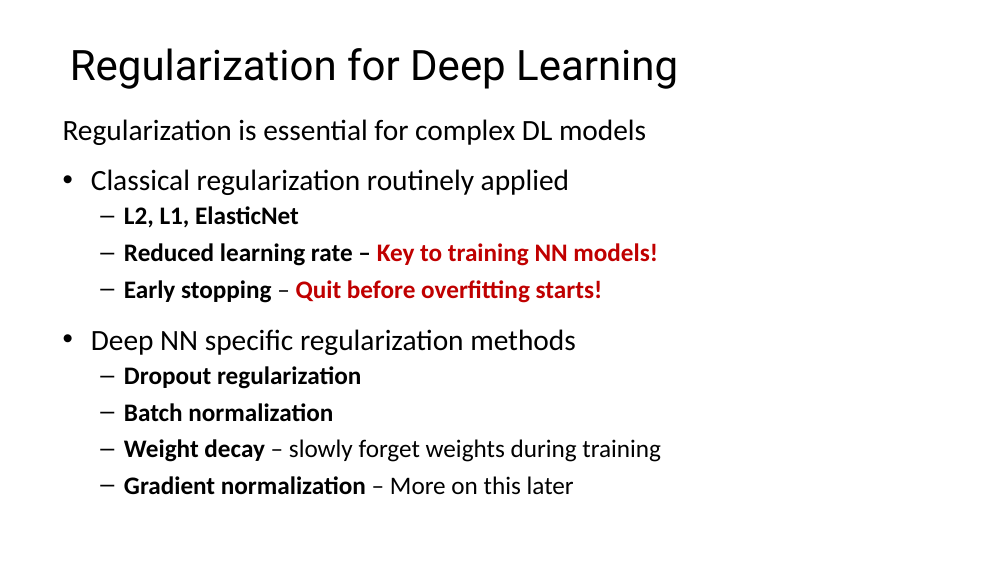
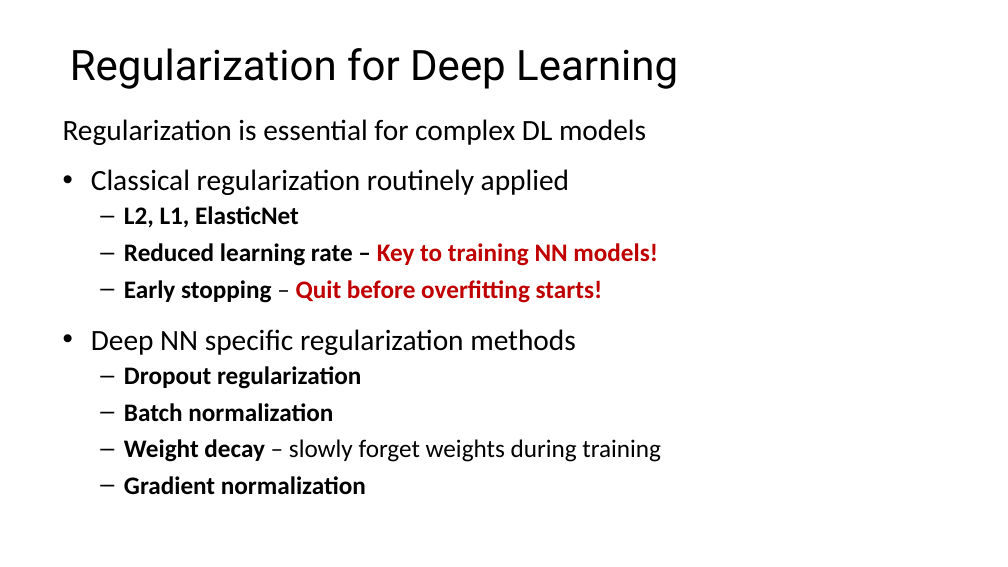
Before and after one commit to StephenElston/CSCI-E25, a slide deck: slide 46 of Slides/3_BuildingBlocksOfDeepLearning.pptx. Drawn at 1008x567 pixels with LibreOffice and Linux fonts; fonts in the diff are those of the drawing. Boxes give left, top, right and bottom in pixels: in the first picture for what was removed or moved away, otherwise in the second. Text is boxed around its words. In the diff, an @@ line names an element or a change of style, - is before the commit and + after.

```diff
--- a/Slides/3_BuildingBlocksOfDeepLearning.pptx
+++ b/Slides/3_BuildingBlocksOfDeepLearning.pptx
@@ text at <box>124,476,366,495</box>: text changed @@
-  – Gradient normalization – More on this later
+  – Gradient normalization
```
Also in this commit, not shown: 11 other slides changed, 2 slides removed.
